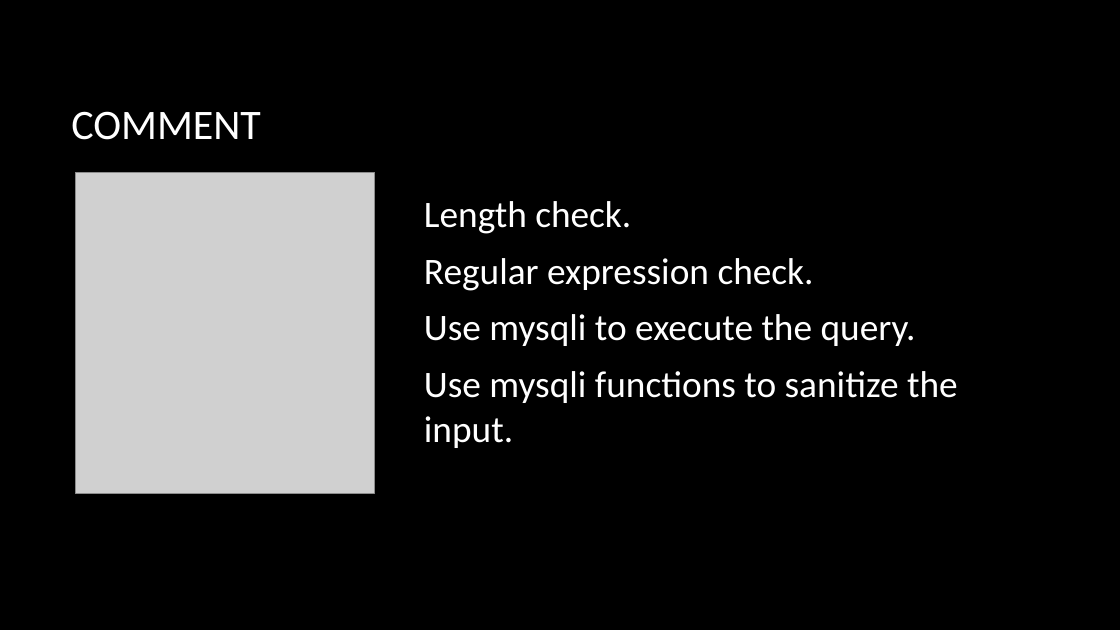
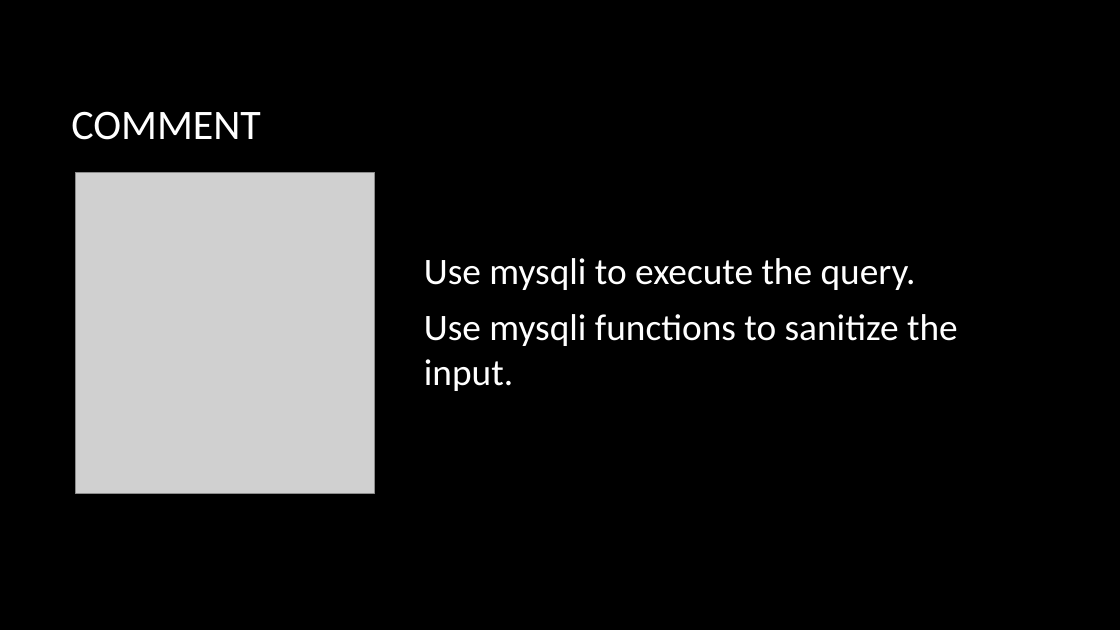
Before and after one commit to mengchuan/SEPR, a slide deck: slide 10 of Documents/SEPR_Group_D.pptx (slide 8 before the commit). Drawn at 1120x630 pixels with LibreOffice and Linux fonts; fonts in the diff are those of the drawing; grey boxes stand for pictures; background and template pictures are left out. Boxes give left, top, right and bottom in pixels: in the first picture for what was removed or moved away, otherwise in the second. Text is boxed around its words. In the diff, an @@ line names an element or a change of style, - is before the commit and + after.

```diff
--- a/Documents/SEPR_Group_D.pptx
+++ b/Documents/SEPR_Group_D.pptx
@@ text at (424, 201, 814, 291): paragraphs removed @@
-Length check.
-Regular expression check.
```
Also in this commit, not shown: 5 other slides changed, 2 slides added, 5 other files.
